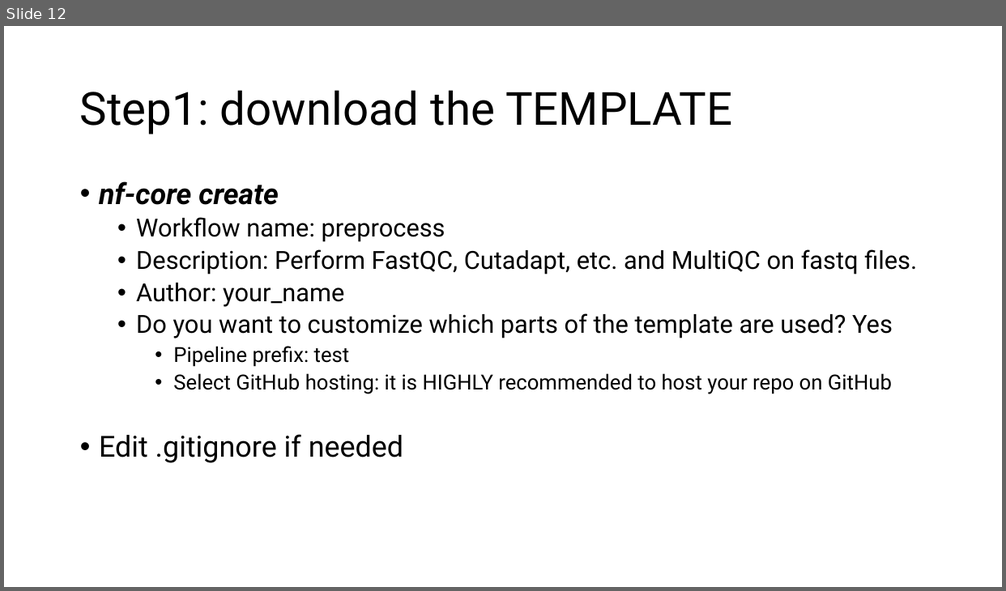
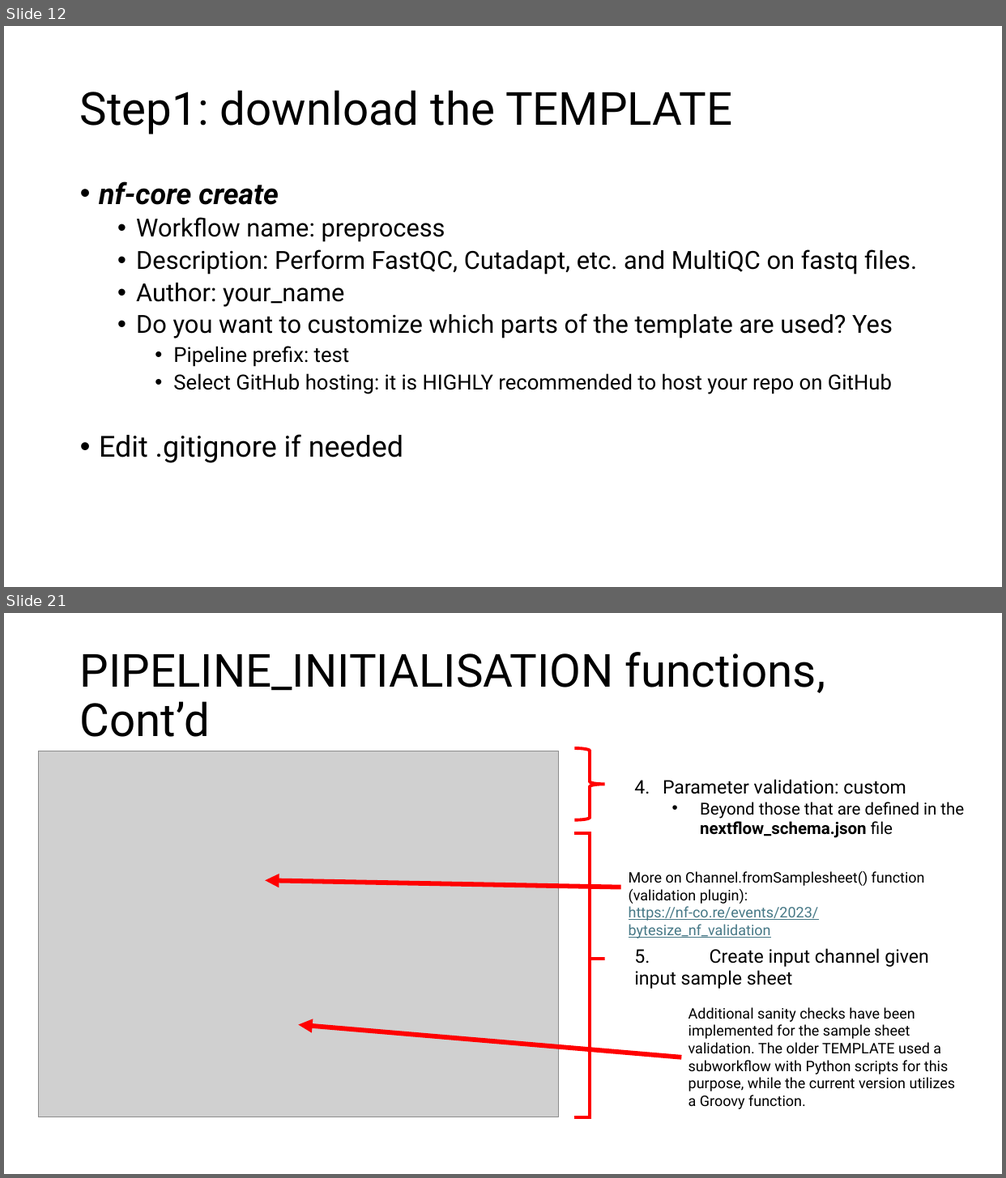
Before and after one commit to hukai916/nextflow_learn, a slide deck: nfcore_template.pptx. Shown one above the other, each under a label of ours: slide 12 before the commit, slides 12 and 21 after it; the slides between them are not shown. The pictures are 1006x591 and 1006x1178 pixels, drawn with LibreOffice and Linux fonts; fonts in the diff are those of the drawing; grey boxes stand for pictures. Boxes give left, top, right and bottom in pixels: in the first picture for what was removed or moved away, otherwise in the second. Text is boxed around its words. In the diff, an @@ line names an element or a change of style, - is before the commit and + after.

```diff
--- a/nfcore_template.pptx
+++ b/nfcore_template.pptx
@@ slide 21 added at (x1=4, y1=613, x2=1002, y2=1174), background #FFFFFF @@
@@ title added at (x1=80, y1=652, x2=825, y2=737), 44 pt, text #000000 @@
+PIPELINE_INITIALISATION functions, Cont’d
@@ picture added at (x1=39, y1=752, x2=559, y2=1118) @@
@@ right brace added at (x1=574, y1=748, x2=604, y2=820), outline #FF0000 3 pt @@
@@ text added at (x1=663, y1=779, x2=964, y2=838), 16 pt, text #000000 @@
+  4. Parameter validation: custom
+    • Beyond those that are defined in the nextflow_schema.json file
@@ right brace added at (x1=574, y1=834, x2=604, y2=1118), outline #FF0000 3 pt @@
@@ text added at (x1=629, y1=871, x2=925, y2=939), 14 pt, text #000000 @@
+More on Channel.fromSamplesheet() function (validation plugin):
+https://nf-co.re/events/2023/bytesize_nf_validation
@@ arrow added from (621, 887) to (266, 880), #FF0000 4.5 pt @@
@@ text added at (x1=634, y1=948, x2=929, y2=989), 18 pt, text #000000 @@
+  5. Create input channel given input sample sheet
@@ arrow added from (681, 1058) to (298, 1024), #FF0000 4.5 pt @@
@@ text added at (x1=688, y1=1007, x2=956, y2=1110), 14 pt, text #000000 @@
+  Additional sanity checks have been implemented for the sample sheet validation. The older TEMPLATE used a subworkflow with Python scripts for this purpose, while the current version utilizes a Groovy function.
```
Also in this commit, not shown: 5 slides changed, 7 other slides added, 5 slides removed, 1 other file.
